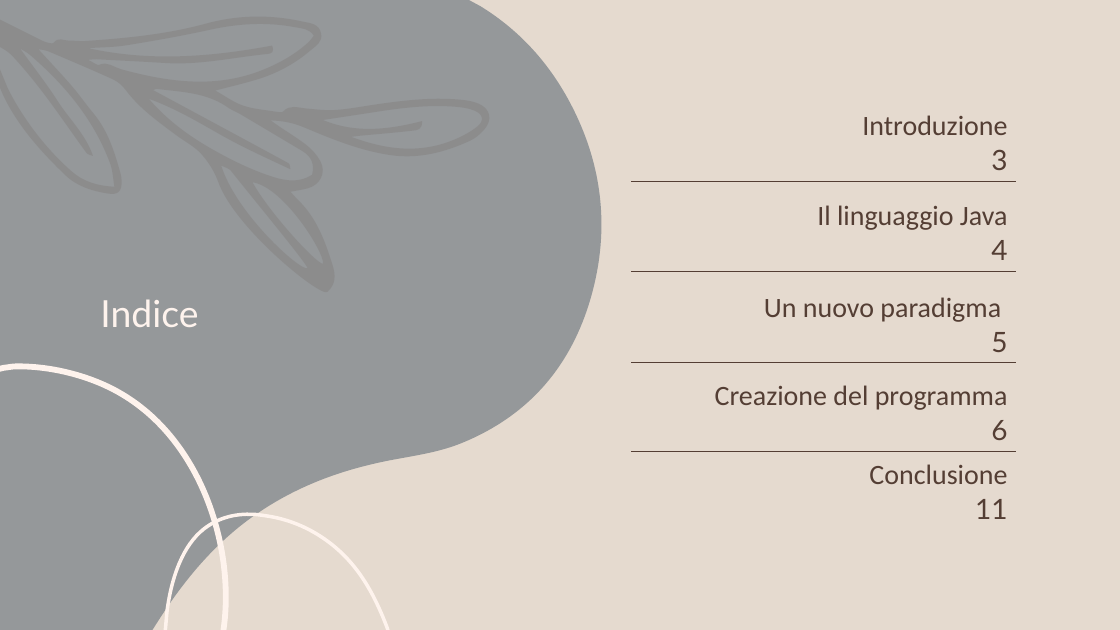
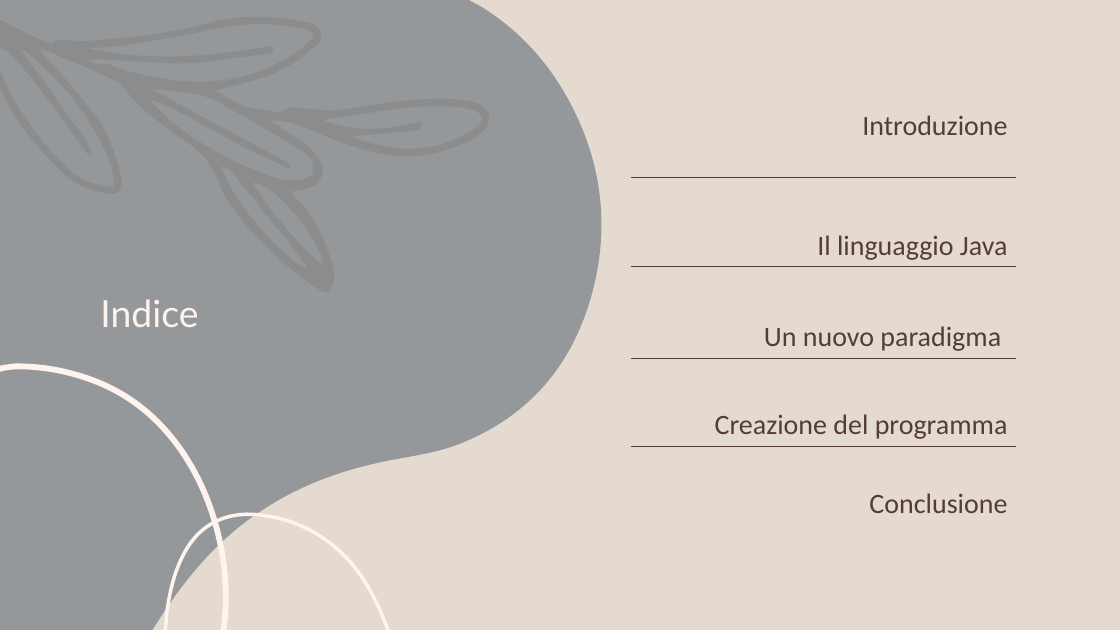
Before and after one commit to Alex123310/Appunti-Compiti, a slide deck: slide 2 of Il Mio.pptx. Drawn at 1120x630 pixels with LibreOffice and Linux fonts; fonts in the diff are those of the drawing. Boxes give left, top, right and bottom in pixels: in the first picture for what was removed or moved away, otherwise in the second. Text is boxed around its words. In the diff, an @@ line names an element or a change of style, - is before the commit and + after.

```diff
--- a/Il Mio.pptx
+++ b/Il Mio.pptx
@@ table at (x1=631, y1=105, x2=1016, y2=525) @@
-row 1, column 1: Introduzione / 3
+row 1, column 1: Introduzione
-row 2, column 1: Il linguaggio Java / 4
+row 2, column 1: Il linguaggio Java
-row 3, column 1: Un nuovo paradigma / 5
+row 3, column 1: Un nuovo paradigma
-row 4, column 1: Creazione del programma / 6
+row 4, column 1: Creazione del programma
-row 5, column 1: Conclusione / 11
+row 5, column 1: Conclusione
```
Also in this commit, not shown: 2 slides added, 3 slides removed.
